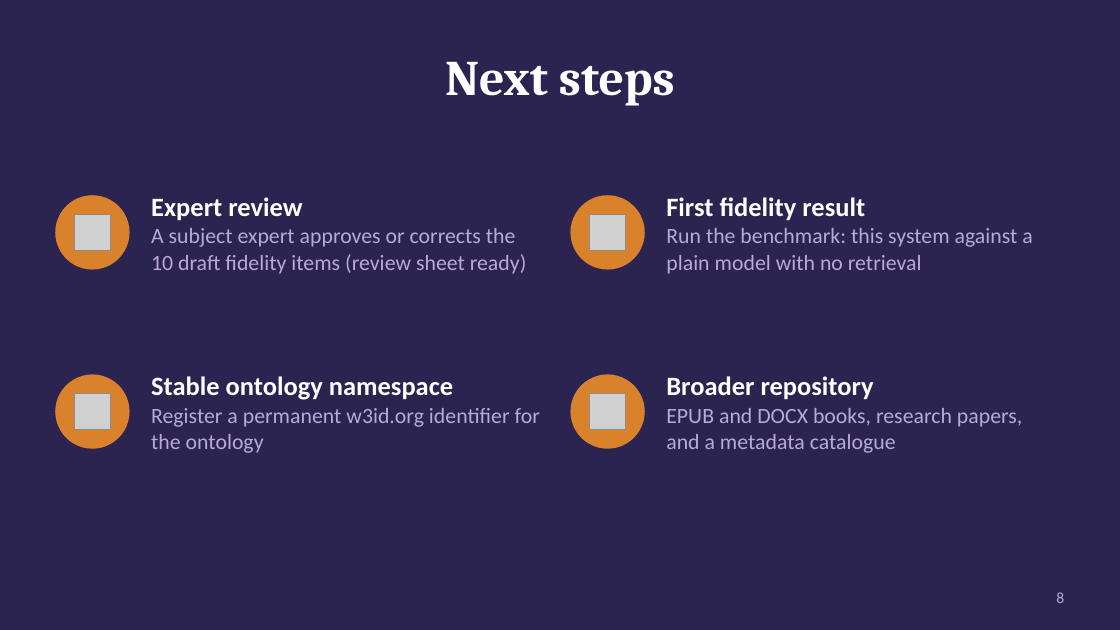
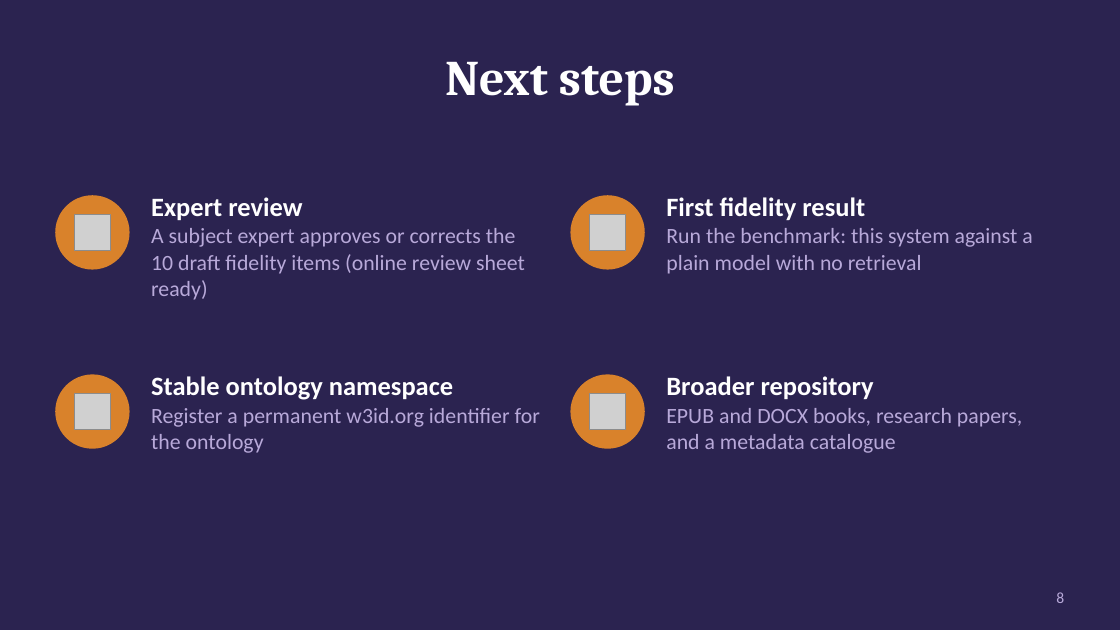
Before and after one commit to vkonda2000/indic-knowledge-graph, a slide deck: slide 8 of docs/slides/ikg-project-goals.pptx. Drawn at 1120x630 pixels with LibreOffice and Linux fonts; fonts in the diff are those of the drawing; grey boxes stand for pictures. Boxes give left, top, right and bottom in pixels: in the first picture for what was removed or moved away, otherwise in the second. Text is boxed around its words. In the diff, an @@ line names an element or a change of style, - is before the commit and + after.

```diff
--- a/docs/slides/ikg-project-goals.pptx
+++ b/docs/slides/ikg-project-goals.pptx
@@ text at (151, 228, 525, 300): text changed @@
-A subject expert approves or corrects the 10 draft fidelity items (review sheet ready)
+A subject expert approves or corrects the 10 draft fidelity items (online review sheet ready)
```
Also in this commit, not shown: 4 other slides changed, 1 other file.
